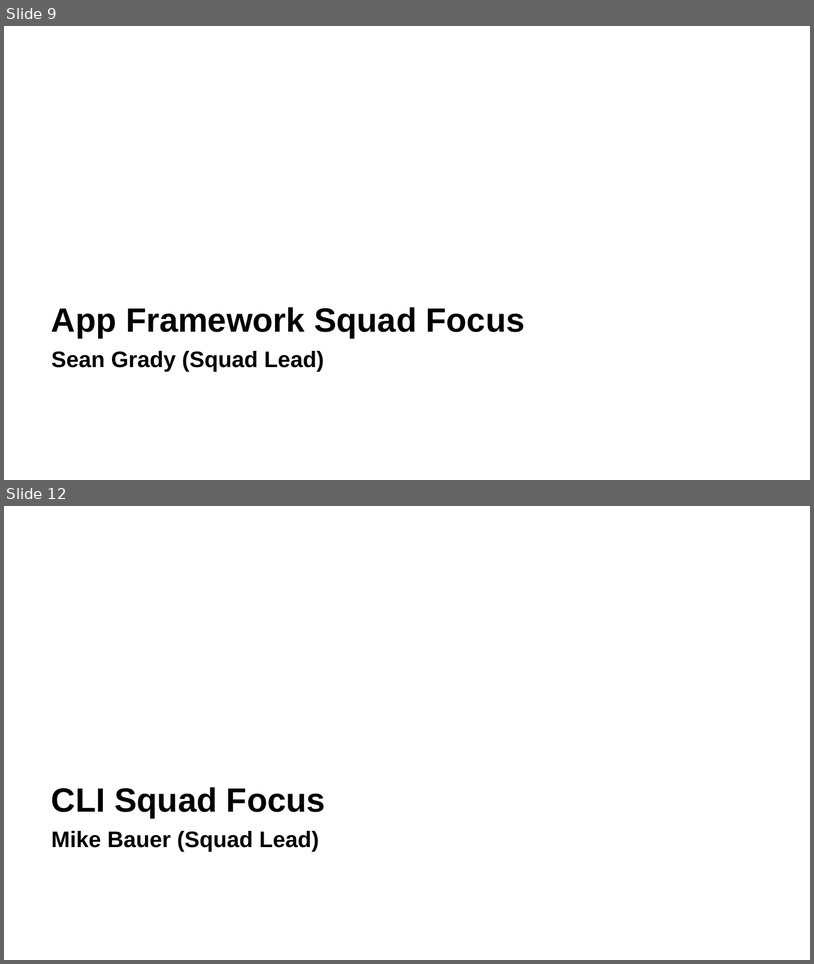
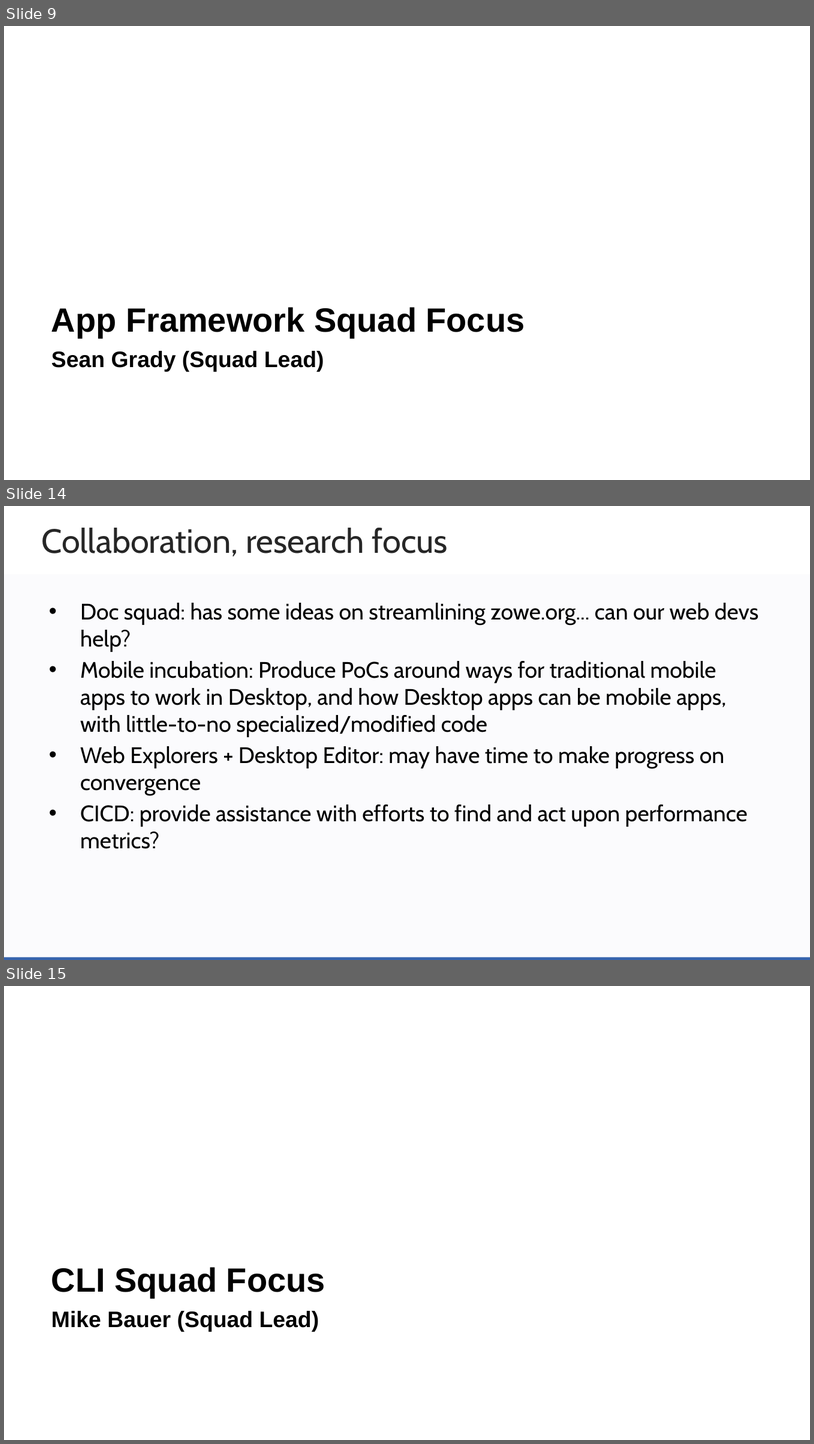
Before and after one commit to zowe/community, a slide deck: Project Management/20PI3 Planning/Zowe Community Squad Focus for 20PI3.pptx. Shown one above the other, each under a label of ours: slides 9 and 12 before the commit, slides 9, 14 and 15 after it; the slides between them are not shown. The pictures are 814x964 and 814x1444 pixels, drawn with LibreOffice and Linux fonts; fonts in the diff are those of the drawing; background and template pictures are left out. Boxes give left, top, right and bottom in pixels: in the first picture for what was removed or moved away, otherwise in the second. Text is boxed around its words. In the diff, an @@ line names an element or a change of style, - is before the commit and + after.

Commit message:
Update for webui squad

```diff
--- a/Project Management/20PI3 Planning/Zowe Community Squad Focus for 20PI3.pptx
+++ b/Project Management/20PI3 Planning/Zowe Community Squad Focus for 20PI3.pptx
@@ slide 14 added at (4,506,810,960), background #FFFFFF @@
@@ text added at (41,528,448,556), 30 pt, text #262626 @@
+Collaboration, research focus
@@ rectangle added at (4,574,810,959), fill #3664AD at 2% opacity @@
@@ text added at (80,603,759,849), 20 pt, text #000000 @@
+• Doc squad: has some ideas on streamlining zowe.org... can our web devs help?
+• Mobile incubation: Produce PoCs around ways for traditional mobile apps to work in Desktop, and how Desktop apps can be mobile apps, with little-to-no specialized/modified code
+• Web Explorers + Desktop Editor: may have time to make progress on convergence
+• CICD: provide assistance with efforts to find and act upon performance metrics?
@@ rectangle added at (4,957,810,960), fill #3664AD @@
@@ what was slide 12 is now slide 15 @@
```
Also in this commit, not shown: 24 slides changed, 4 other slides added, 2 slides removed.
